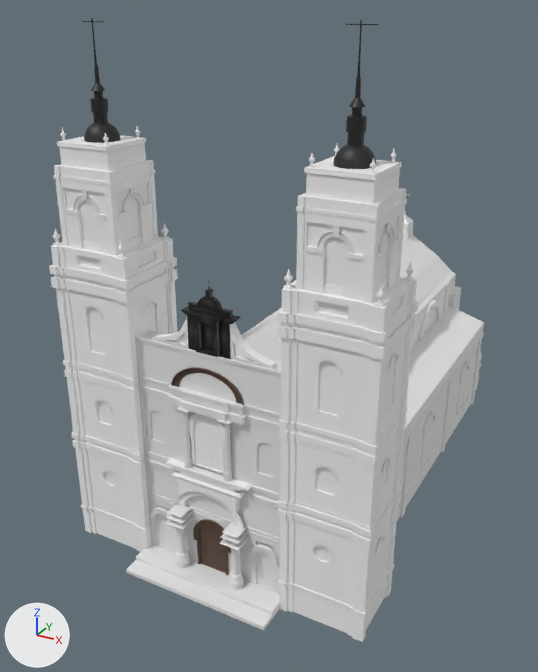
A saved change to the Blender file models/cathedral/cathedral_with_textures_and_disjointed.blend.
One viewpoint serves both versions: a 50 mm camera at (21.0, -46.0, 32.9) aimed at (-3.2, -1.9, 10.8). The lights are fixed; the arrows at lower left show +X, +Y and +Z.
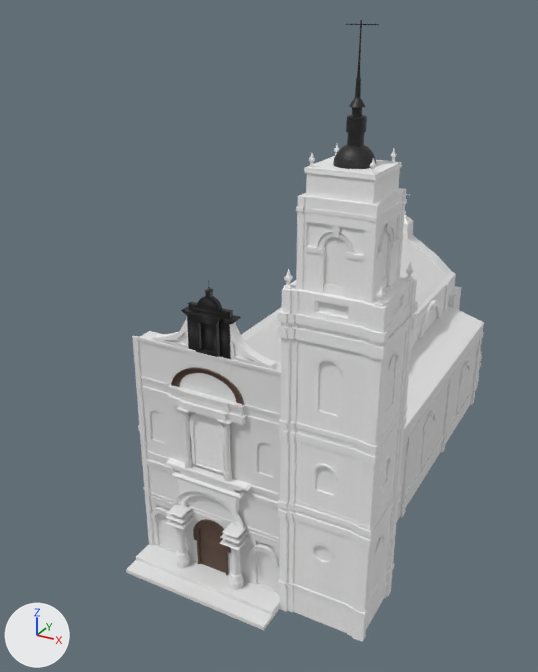
Where the change shows, as pixel boxes [x1, y1, x2, y2] in the pictures (538 x 672 px; the box of a moved part takes in the faces that stretch with it):
```json
{"object": "Cube.006", "change": "reshaped, moved", "before": [49, 126, 178, 552], "after": [381, 456, 391, 476], "on screen": "92% narrower, 95% shorter"}
{"object": "Sphere.002", "change": "deleted", "before": [82, 18, 121, 143], "on screen": "black"}
{"object": "Circle.012", "change": "deleted", "before": [73, 190, 100, 214]}
{"object": "upper_arc1.001", "change": "deleted", "before": [122, 187, 144, 212]}
{"part": 1, "of": "me_cube_006", "change": "deleted", "before": [49, 126, 178, 552]}
{"part": 2, "of": "me_cube_004", "change": "moved or reshaped", "before": [153, 332, 177, 338], "after": [153, 332, 177, 338]}
{"part": 3, "of": "me_cube", "change": "moved or reshaped", "before": [241, 236, 451, 362], "after": [241, 236, 451, 362]}
```

The change, as JSON lines over the scene's bpy script:
```json
{"block": "me_cube_006", "where": "# used by ob_cube_006; location = (-9.13, -14.38, 1.02)"}
{"op": "remove", "block": "me_cube_006", "code": "me_cube_006.from_pydata(...)  # 4673 vertices, 3916 faces, 34 loose edges; spans x -1.2..4.5, y -1.3..3.5, z -1.0..25.9"}
{"op": "add", "block": "me_cube_006", "code": "me_cube_006.from_pydata(...)  # 90 vertices, 57 faces; spans x 4.1..4.2, y 0.4..1.8, z 9.2..9.9"}
{"block": "me_cube_006", "change": "me_cube_006 part 1: 19 loose pieces with 4559 vertices, spanning x -1.2..4.5, y -1.3..3.5, z -1.0..25.9, are deleted"}
{"block": "me_cube_004", "where": "me_cube_004.from_pydata(...)  # 200 vertices, 146 faces; spans x -5.09..0.87, y -2.12..0.41, z -1.22..0.47"}
{"block": "me_cube_004", "where": "# used by ob_cube_003; location = (2.97, -14.69, 16.87); scale = (1.37, -0.213, 1.37)"}
{"block": "me_cube_004", "change": "me_cube_004 part 2"}
{"block": "me_cube_004", "change": "18 faces are deleted"}
{"block": "me_cube_004", "change": "18 new faces join them"}
{"block": "me_cube", "where": "me_cube.from_pydata(...)  # 1036 vertices, 881 faces; spans x -0.01..1.71, y -1.17..1.23, z -1.0..1.94"}
{"block": "me_cube", "where": "# used by ob_cube; location = (0.0, 0.0, 5.53); scale = (5.0, 15.0, 5.5)"}
{"block": "me_cube", "where": "# before: 67 (0.0, -0.9, 1.66), 148 (0.65, -0.9, 1.26), 149 (0.92, -0.9, 1.04), 461 (0.32, -0.9, 1.46), 483 (0.16, -0.9, 1.56)"}
{"block": "me_cube", "change": "me_cube part 3"}
{"op": "add", "block": "me_cube", "code": "for i in [67, 148, 149, 461, 483]: me_cube.vertices[i].co += Vector((0.0, 0.0, -0.02))"}
{"op": "set", "path": "me_cube.vertices[64].co", "old": "(1.0, -0.85, 0.94)", "new": "(1.0, -0.9, 0.99)"}
{"op": "set", "path": "ob_cube_006.location", "old": "(-9.13, -14.38, 1.02)", "new": "(5.99, -14.38, 1.02)"}
{"op": "remove", "block": "ob_sphere_002", "code": ["ob_sphere_002 = bpy.data.objects.new('Sphere.002', me_sphere_002)", "ob_sphere_002.location = (-7.54, -13.28, 26.21)"]}
{"op": "remove", "block": "ob_circle_012", "code": ["ob_circle_012 = bpy.data.objects.new('Circle.012', me_circle_014)", "ob_circle_012.location = (-7.55, -15.1, 22.56)", "ob_circle_012.rotation_euler = (1.571, 0.0, 0.0)  # degrees (90, 0, 0)", "ob_circle_012.scale = (0.784, 0.784, 0.784)"]}
{"op": "remove", "block": "ob_upper_arc1_001", "code": ["ob_upper_arc1_001 = bpy.data.objects.new('upper_arc1.001', me_circle_008)", "ob_upper_arc1_001.location = (-5.7, -13.3, 22.56)", "ob_upper_arc1_001.rotation_euler = (1.571, 0.0, 1.571)  # degrees (90, 0, 90)", "ob_upper_arc1_001.scale = (0.784, 0.784, 0.784)"]}
```
